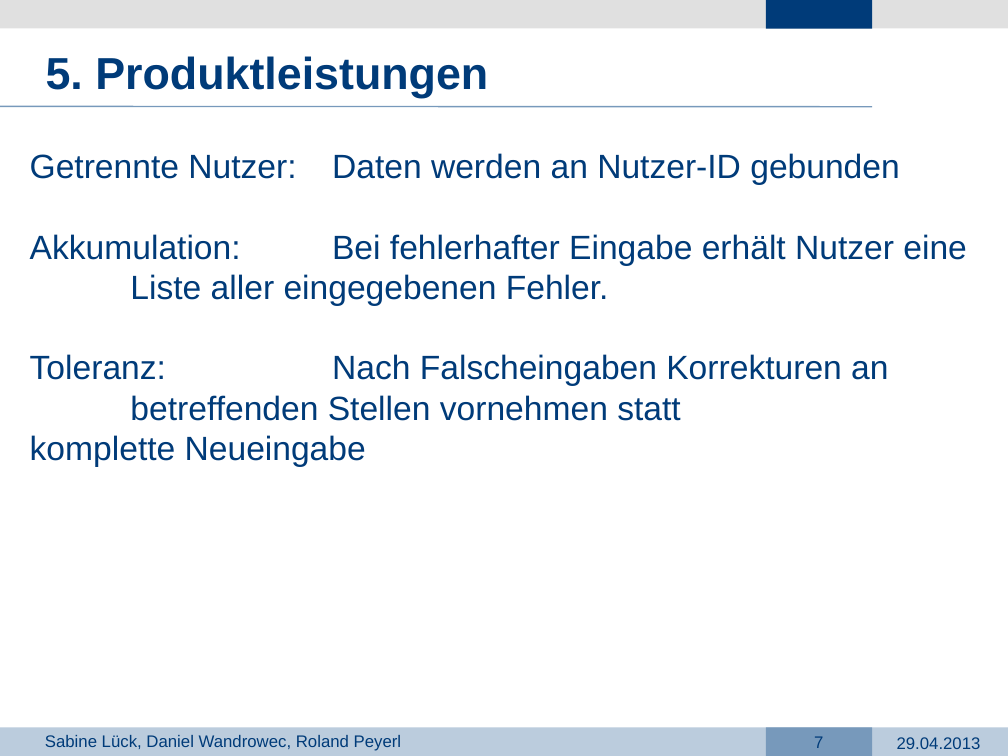
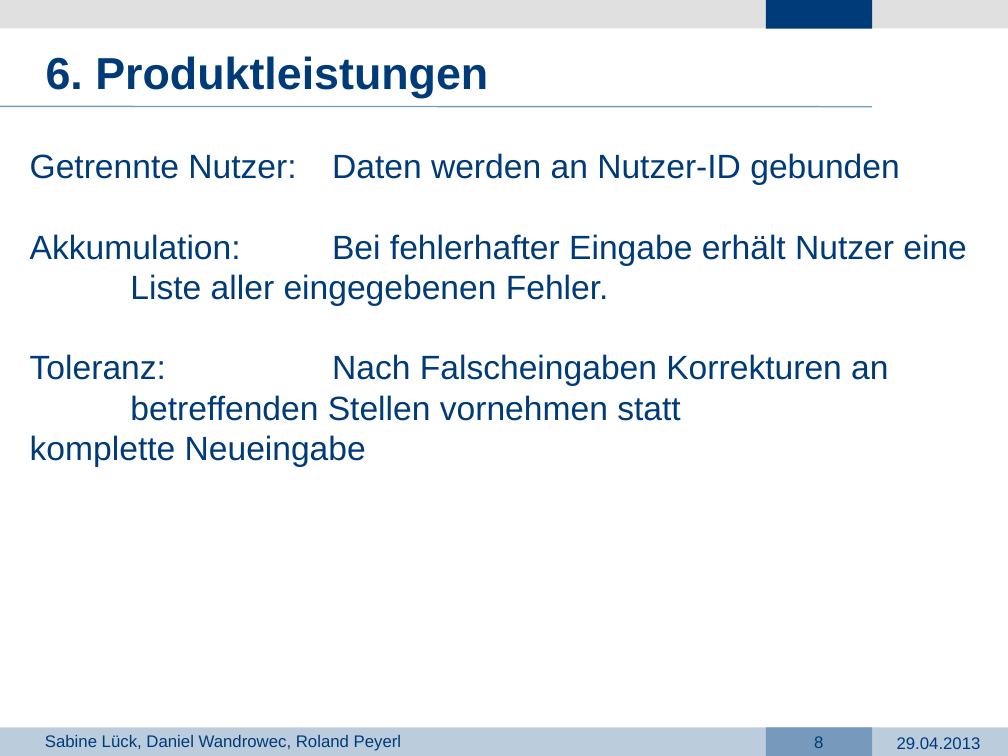
Before and after one commit to dark-saron/PRG4, a slide deck: slide 8 of Präsentation PRG4.pptx (slide 7 before the commit). Drawn at 1008x756 pixels with LibreOffice and Linux fonts; fonts in the diff are those of the drawing; background and template pictures are left out. Boxes give left, top, right and bottom in pixels: in the first picture for what was removed or moved away, otherwise in the second. Text is boxed around its words. In the diff, an @@ line names an element or a change of style, - is before the commit and + after.

```diff
--- a/Präsentation PRG4.pptx
+++ b/Präsentation PRG4.pptx
@@ text at box(46, 56, 488, 98): text changed @@
-5. Produktleistungen
+6. Produktleistungen
@@ page number at box(814, 736, 823, 748): text changed @@
-7
+8
```
Also in this commit, not shown: 11 other slides changed, 1 slide added.
